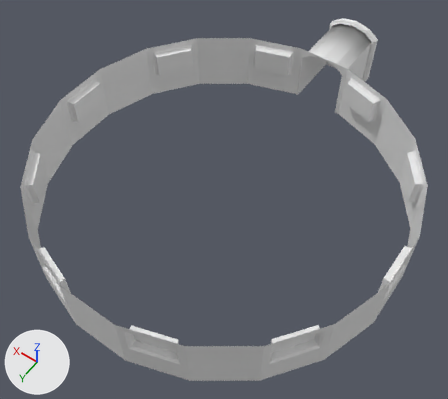
Two versions of the OBJ model Assets/Visual/3D/Area3/Outside/base_stove.obj, one commit apart.
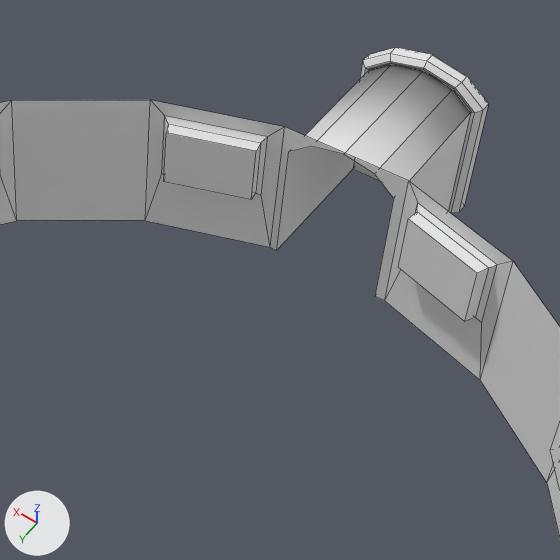
Each version is shown whole from a 50 mm camera at (-7.15, 10.01, 16.08) aimed at (0.0, 0.01, 0.36), then close up on the part from 43% to 90% of the width and 0% to 53% of the height. Every picture has the same lights, and +X, +Y and +Z are marked at lower left. The close-ups show mesh edges as thin lines. Where no turn or scale is listed for an object, it has been applied to the vertices. Vertices at the same position are counted once.

Objects in the first close-up: 'backup.002'.
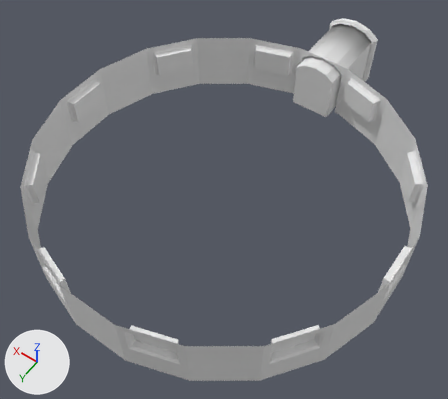
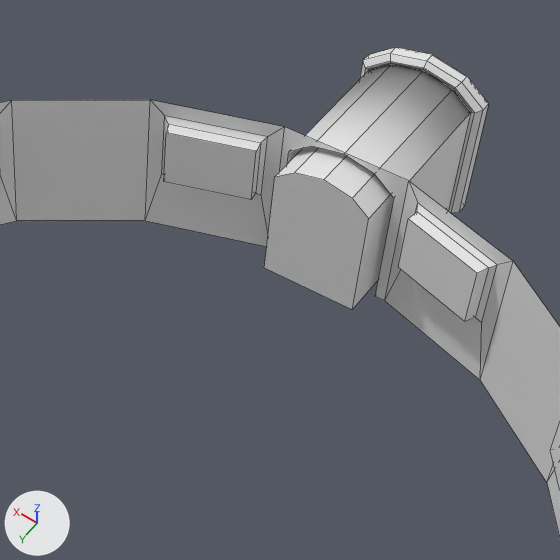
The edits, one by one:
me_backup_002 is used by ob_backup_002; location (0.0, 0.0, 0.0).
me_backup_002 had 209 vertices, 185 faces and spanned x -5.89..5.89, y -8.34..5.89, z 0.03..2.27.
me_backup_002 now has 223 vertices, 199 faces and spans x -5.89..5.89, y -8.34..5.89, z 0.03..2.27.
Part 1, on me_backup_002:
1 face is deleted.
14 vertices are added at x -0.71..0.71, y -8.06..-5.38, z 0.12..2.05.
15 new faces join them.

Location of each change, [x1, y1, x2, y2] in pixels of the close-ups (560 x 560 px):
part 1 of me_backup_002, built on: before [353, 161, 380, 181]; after [264, 147, 394, 309]
